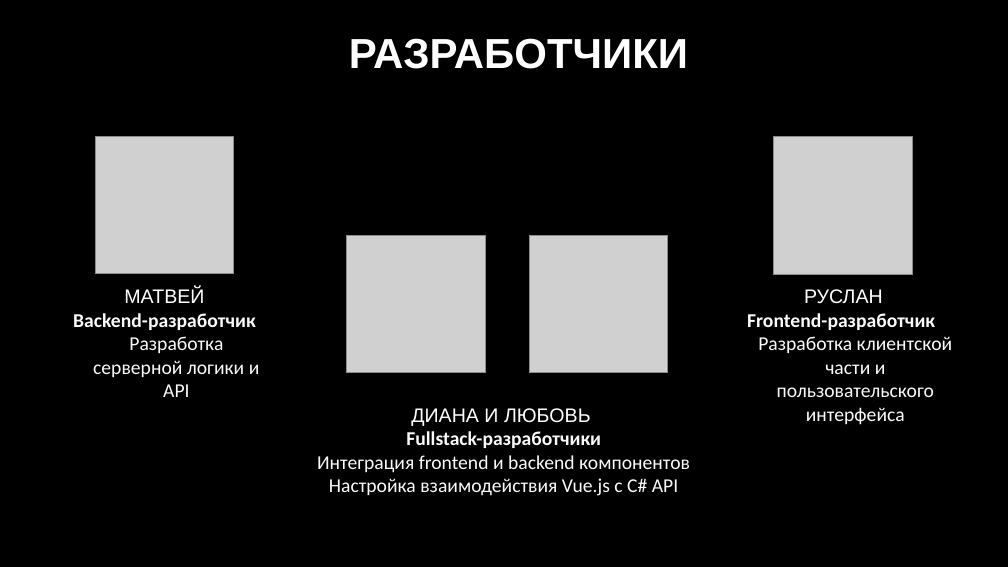
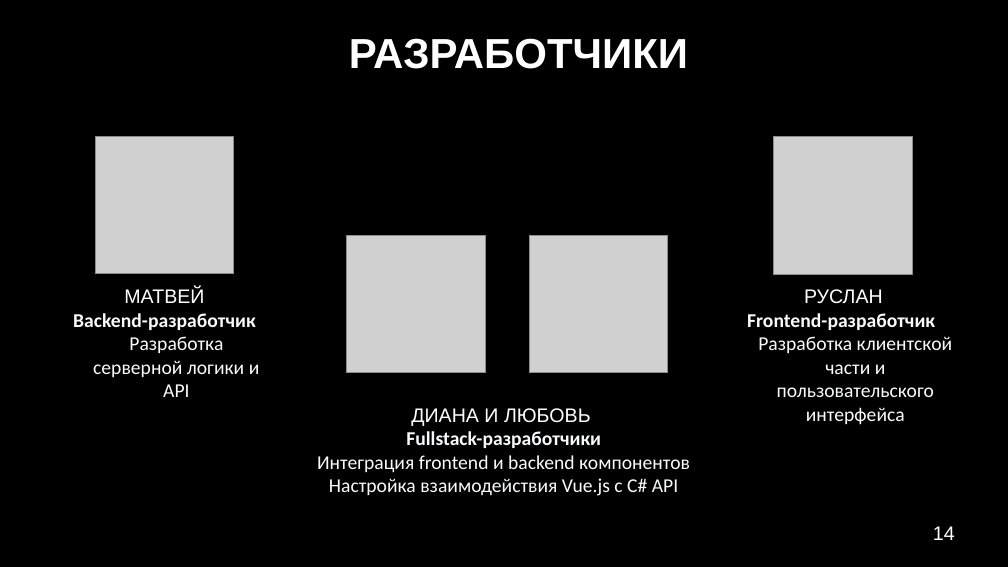
Before and after one commit to WannaBeGuineaPig/Quill-project, a slide deck: slide 14 of documents/Документы по нашей программе/QUILL.pptx (slide 13 before the commit). Drawn at 1008x567 pixels with LibreOffice and Linux fonts; fonts in the diff are those of the drawing; grey boxes stand for pictures; background and template pictures are left out. Boxes give left, top, right and bottom in pixels: in the first picture for what was removed or moved away, otherwise in the second. Text is boxed around its words. In the diff, an @@ line names an element or a change of style, - is before the commit and + after.

```diff
--- a/documents/Документы по нашей программе/QUILL.pptx
+++ b/documents/Документы по нашей программе/QUILL.pptx
@@ text added at [933,526,955,540], 14 pt, text #FFFFFF @@
+14
```
Also in this commit, not shown: 11 other slides changed, 2 slides added.
